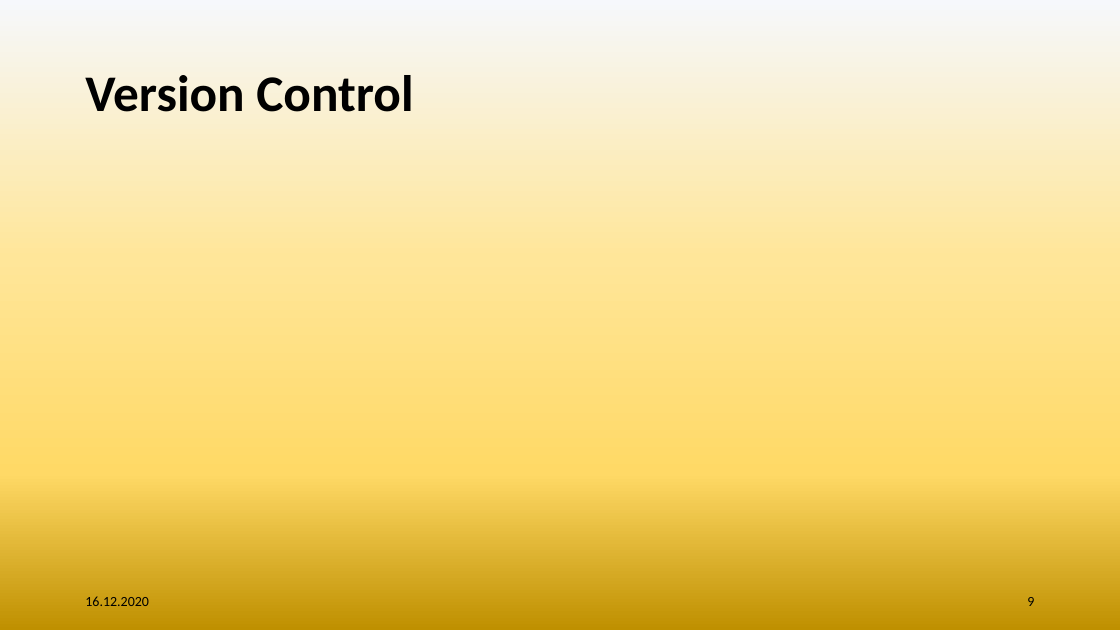
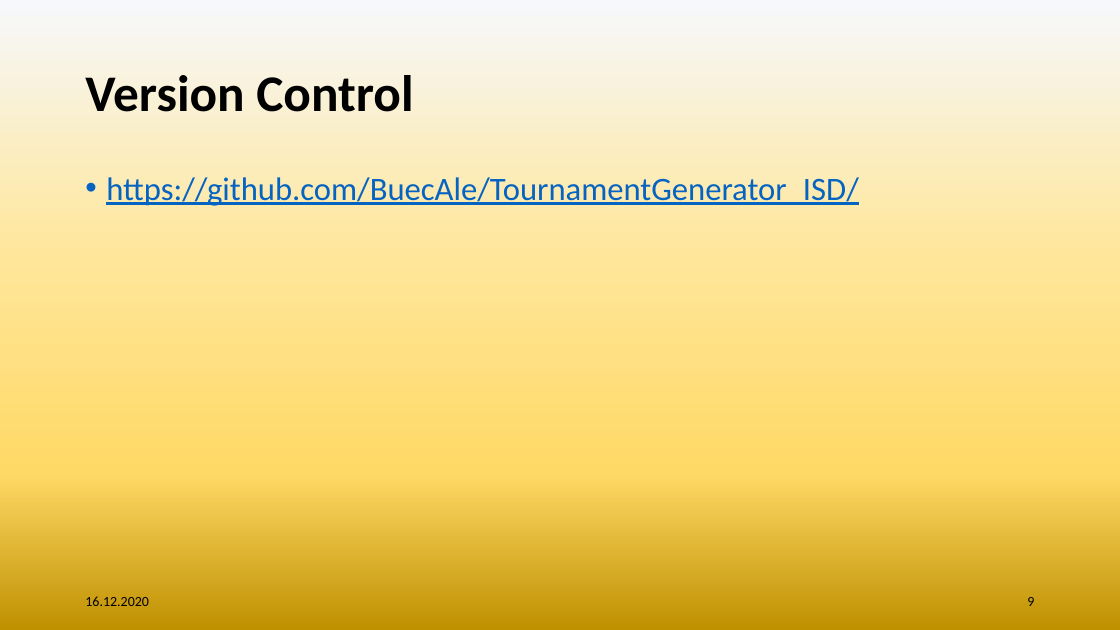
Before and after one commit to BuecAle/TournamentGenerator_ISD, a slide deck: slide 9 of notes/Tournament Generator Presentation.pptx. Drawn at 1120x630 pixels with LibreOffice and Linux fonts; fonts in the diff are those of the drawing; background and template pictures are left out. Boxes give left, top, right and bottom in pixels: in the first picture for what was removed or moved away, otherwise in the second. Text is boxed around its words. In the diff, an @@ line names an element or a change of style, - is before the commit and + after.

Commit message:
Added Highlights, VersionControll in PPT

```diff
--- a/notes/Tournament Generator Presentation.pptx
+++ b/notes/Tournament Generator Presentation.pptx
@@ text added at (106, 177, 858, 206), 28 pt, text #0563C1, underline @@
+• https://github.com/BuecAle/TournamentGenerator_ISD/
```
Also in this commit, not shown: 1 other slide changed, 1 other file.
